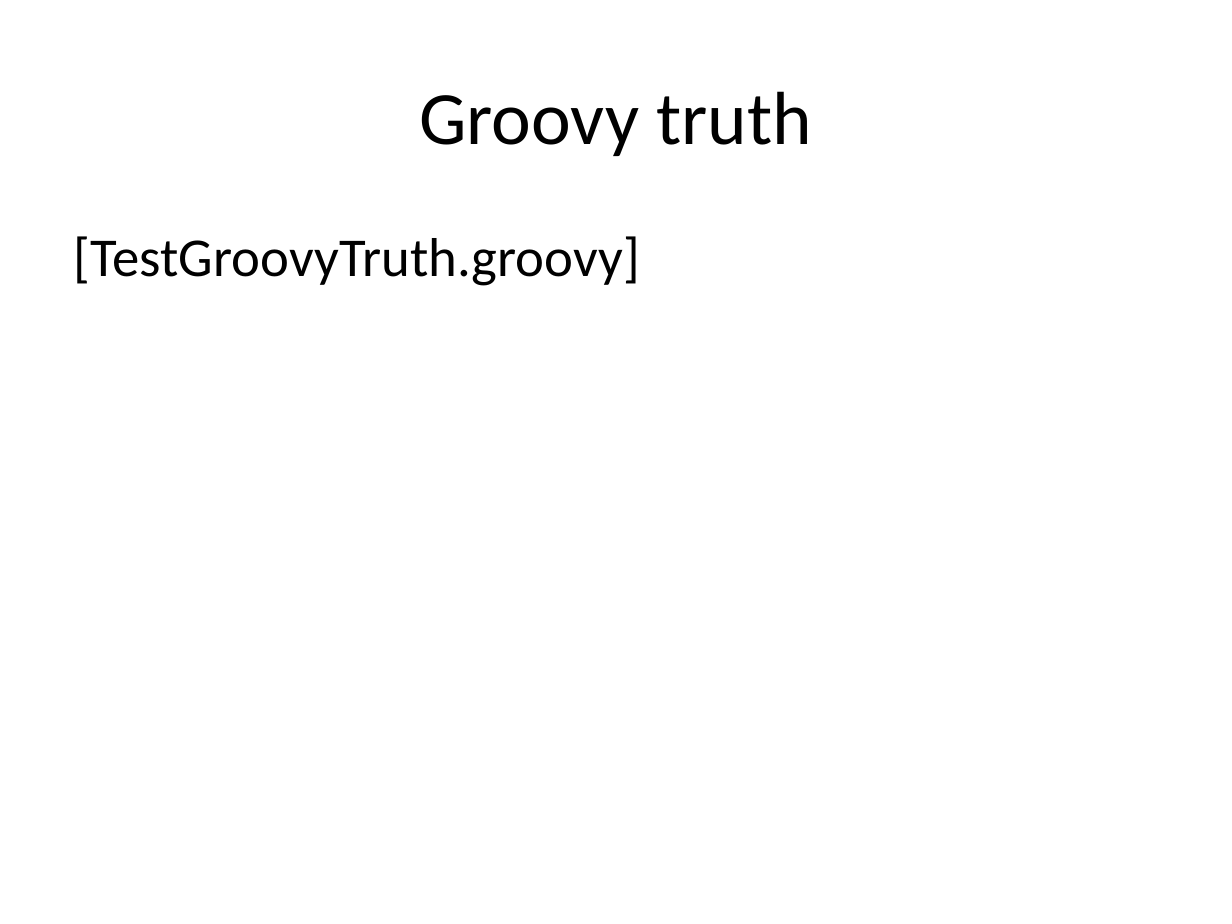
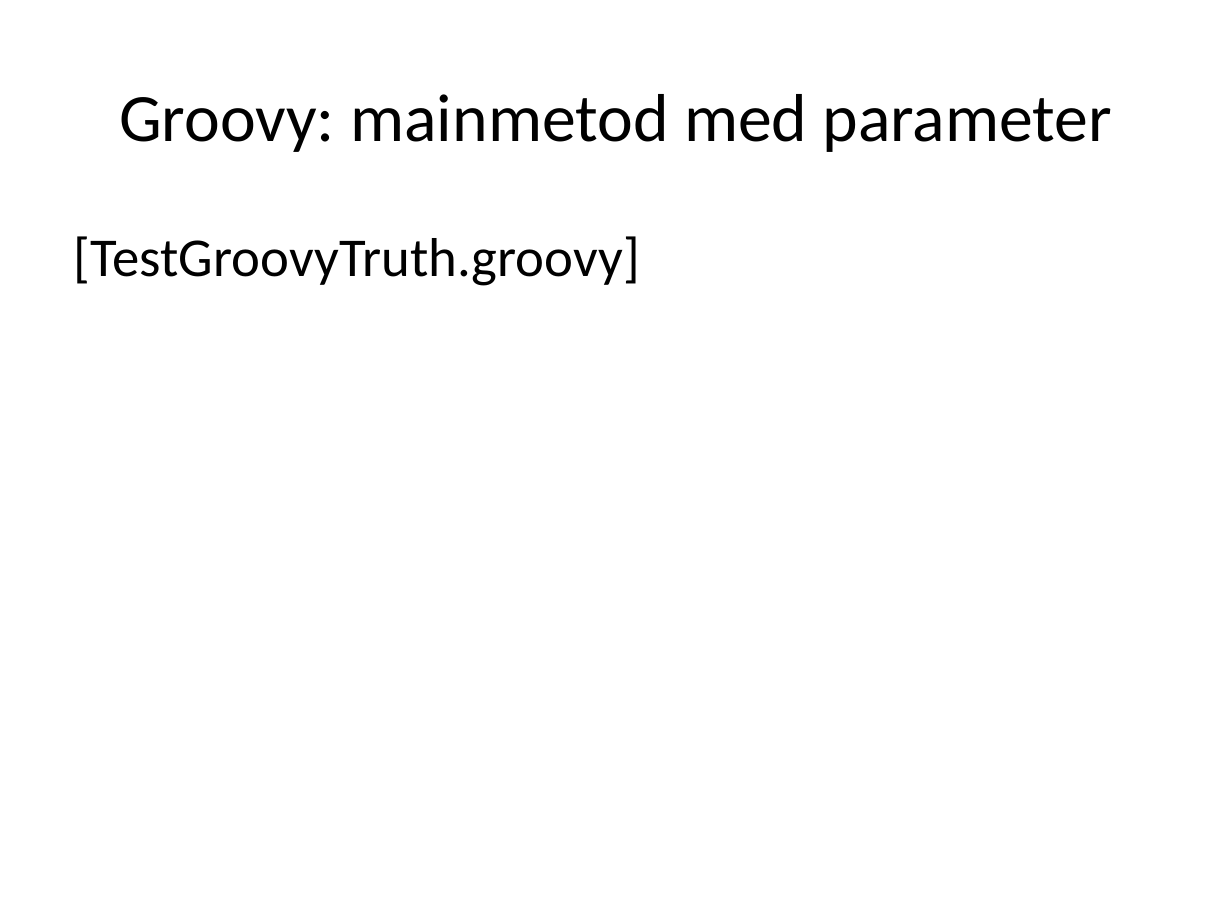
Before and after one commit to me97esn/groovyseminarium, a slide deck: slide 41 of groovyseminarie/dokument/groovyseminarium_source.pptx. Drawn at 1232x924 pixels with LibreOffice and Linux fonts; fonts in the diff are those of the drawing. Boxes give left, top, right and bottom in pixels: in the first picture for what was removed or moved away, otherwise in the second. Text is boxed around its words. In the diff, an @@ line names an element or a change of style, - is before the commit and + after.

```diff
--- a/groovyseminarie/dokument/groovyseminarium_source.pptx
+++ b/groovyseminarie/dokument/groovyseminarium_source.pptx
@@ title at (119,94,1112,152): text changed; size 44 to 39.6 pt @@
-Groovy truth
+Groovy: mainmetod med parameter
```
Also in this commit, not shown: 6 other slides changed, 3 slides added, 1 slide removed, 8 other files.
